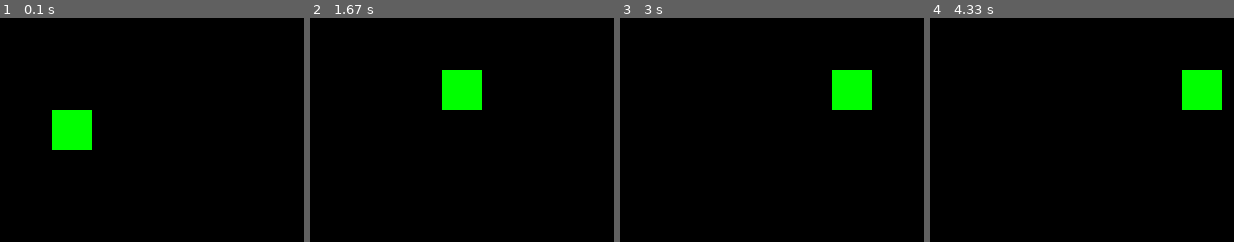
Above: before the commit, frames 1-4 (left to right).
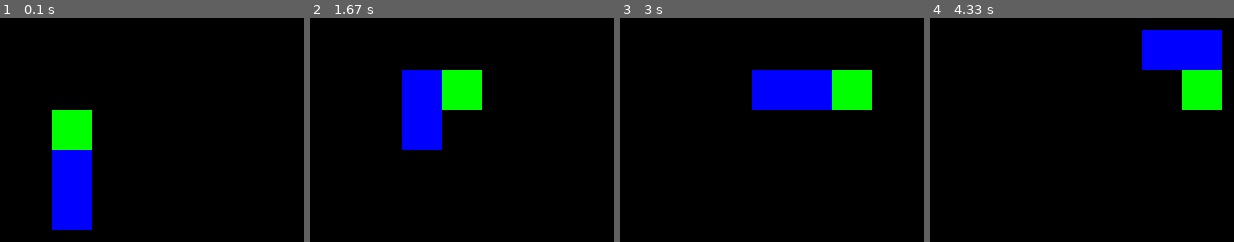
Above: after the commit, the same moments.

Repository: sebassonse/snake
Game: pygame game, started from experiments/experiments.py
Same seed, same stepped clock (60 frames per second), same inputs: the game is played once before the commit and once after it.
Inputs:
- Up to frame 1 (0.1 s): no input
- Up to frame 2 (1.67 s): hold Right 0.33-0.8 s; hold Up 0.83-1.13 s; hold Right 1.17-1.63 s
- Up to frame 3 (3 s): no input
- Up to frame 4 (4.33 s): hold Up 3-3.37 s; hold Right 3.4-4.03 s; hold Down from 4.07 s (still down)

The runs differ from the first frame. In frame 1, 4.7% of the frame differs, in the area x 17-31%, y 58-95%; in frame 2, 4.7%; in frame 3, 4.7%; in frame 4, 4.7%.

Commit message:
следование тела за головой

Diff:
--- a/experiments/experiment_classes.py
+++ b/experiments/experiment_classes.py
@@ -1,14 +1,13 @@
 import pygame
-import numpy
+#import numpy
 
 
-class Snake(pygame.sprite.Sprite):
-    def __init__(self, x, y, surf, group):
+class SnakeHead(pygame.sprite.Sprite):
+    def __init__(self, x, y, surfhead, group):
         pygame.sprite.Sprite.__init__(self)
-        self.image = surf
+        self.image = surfhead
         self.rect = self.image.get_rect(topleft=(x, y))
         self.add(group)
-        # self.speed = speed
 
     # movement of object
     # speed in format [speedX, speedY]
@@ -18,6 +17,8 @@
         if n == 10:
             self.rect.x += speed[0]
             self.rect.y += speed[1]
+
+        # управление направлением движения стрелочками, поворачивать назад нельзя
         for Key in args:
             if Key[pygame.K_LEFT] and not speed[0] == speed_init:
                 speed[0] = -speed_init
@@ -32,6 +33,8 @@
                 speed[0] = 0
                 speed[1] = speed_init
 
+        # зацикленность игрового поля
+
         if self.rect.top < 0:
             self.rect.bottom = H
         elif self.rect.bottom > H:
@@ -41,7 +44,18 @@
         elif self.rect.left < 0:
             self.rect.top = W
 
-class Ball(pygame.sprite.Sprite):
-    def __init__(self, x, y, surf):
+
+class SnakeBody(pygame.sprite.Sprite):
+    def __init__(self, surfbody, x, y, group):
         pygame.sprite.Sprite.__init__(self)
-        self.image = surf
+        self.image = surfbody
+        self.rect = self.image.get_rect(topleft=(x, y))
+        self.add(group)
+
+    def update(self, cor_pre, n):
+        if n == 10:
+            # moving
+            self.rect.x = cor_pre[0]
+            self.rect.y = cor_pre[1]
+
+        # adding if apple
--- a/experiments/experiments.py
+++ b/experiments/experiments.py
@@ -1,5 +1,6 @@
 import pygame
-from experiment_classes import Snake
+from experiment_classes import SnakeHead
+from experiment_classes import SnakeBody
 
 # переменные
 Width = 400
@@ -35,11 +36,21 @@
 
 
 # pre-drawing
-surf = pygame.Surface((20, 20))
-surf.fill(GREEN)
+surfHead = pygame.Surface((20, 20))
+surfHead.fill(GREEN)
+
+surfBody = pygame.Surface((20, 20))
+surfBody.fill(BLUE)
+
 # drawing
-SG = pygame.sprite.Group()
-snake = Snake(Width//2, Height//2, surf, SG)
+SH = pygame.sprite.Group()
+SB = pygame.sprite.Group()
+
+snake = SnakeHead(Width // 2, Height // 2, surfHead, SH)
+snakeBody1 = SnakeBody(surfBody, Width//2, Height//2 + 20, SB)
+snakeBody2 = SnakeBody(surfBody, Width//2, Height//2 + 40, SB)
+
+cor_pre = [[Width//2, Height//2 + 20], [Width//2, Height//2 + 40]]
 
 
 # body cycle
@@ -57,10 +68,21 @@
         n += 1
     else:
         n = 0
-    SG.update(Width, Height, speed, speed_init, n, keys)
+        cor_pre.insert(0, [snake.rect.x, snake.rect.y])
+
+        cor_pre.pop(-1)
+
+
+
+    for i in range(len(cor_pre)):
+        SB.sprites()[i].update(cor_pre[i], n)
+    SH.update(Width, Height, speed, speed_init, n, keys)
+
+
     # Отрисовка
     screen.fill(BLACK)
-    SG.draw(screen)
+    SH.draw(screen)
+    SB.draw(screen)
 
     # После отрисовки всего, переворачиваем экран
     pygame.display.update()
